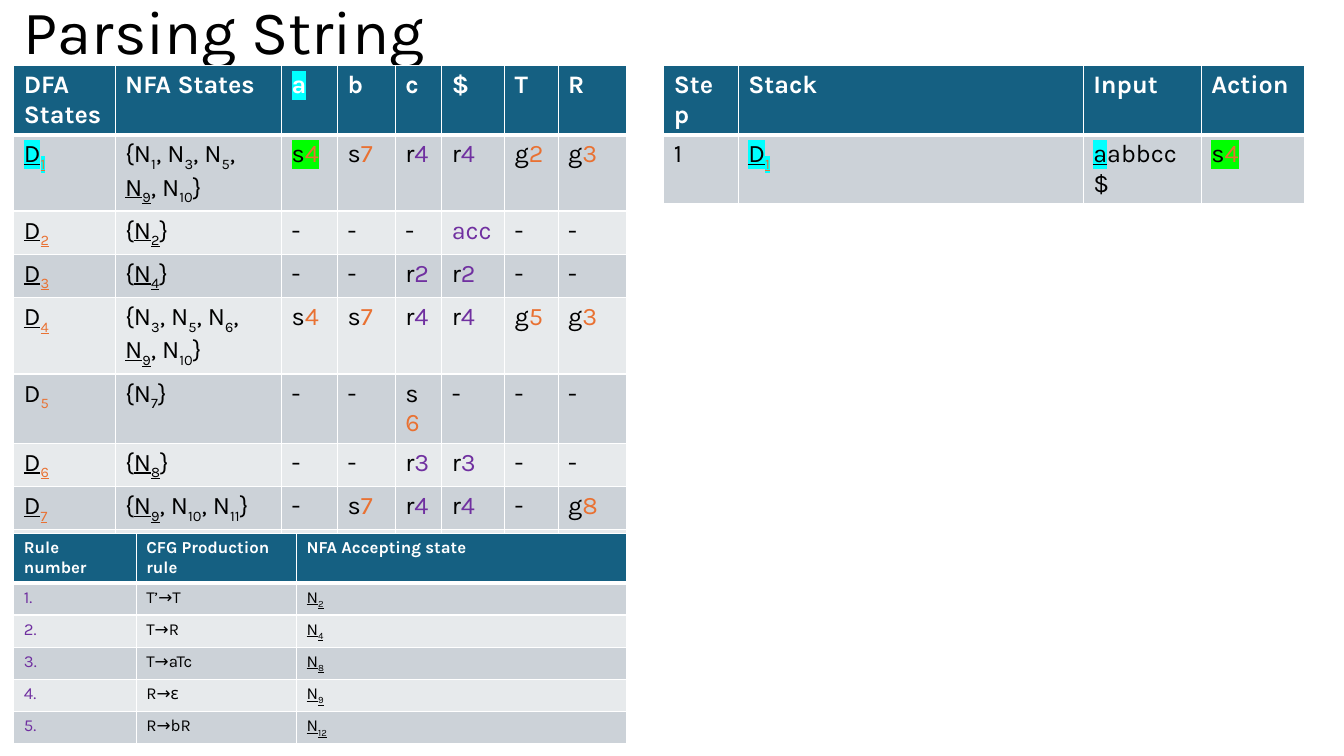
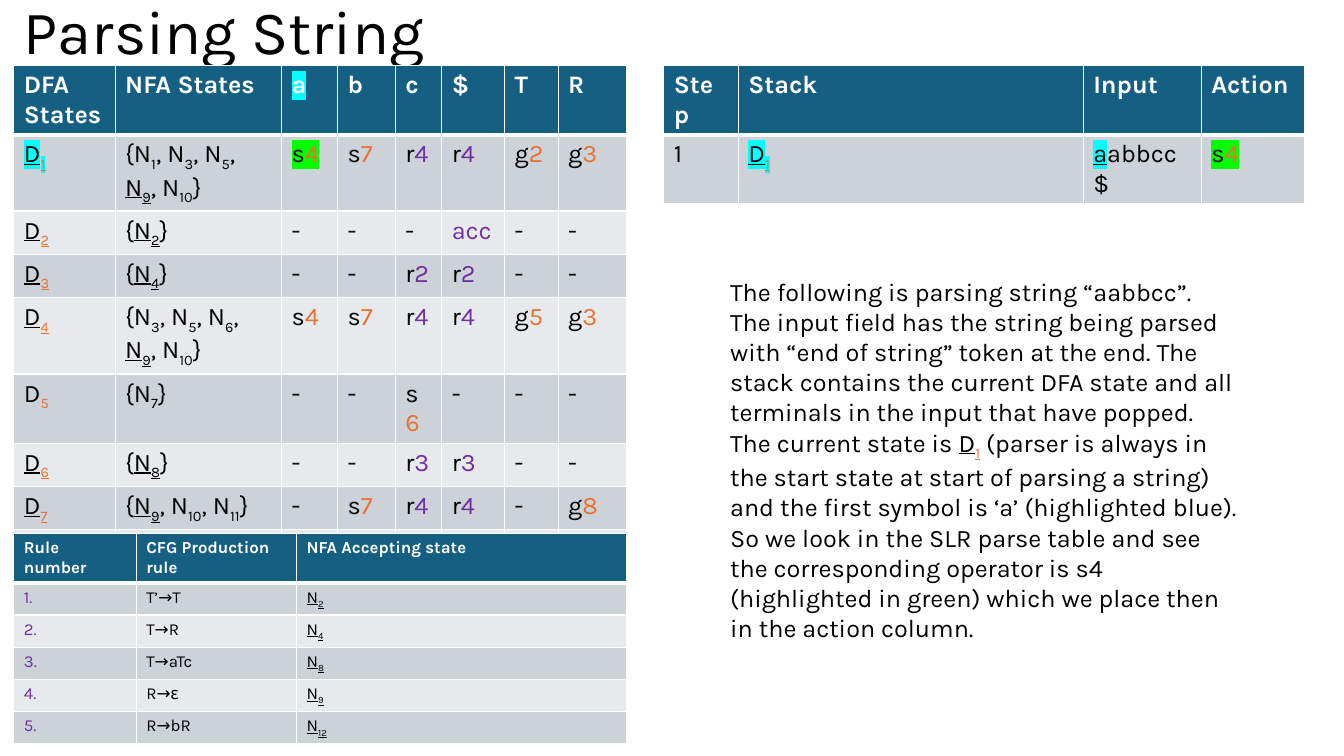
Before and after one commit to Danieldv-s/Research-Materials, a slide deck: slide 46 of Syntax-Analysis/Section2.13Expansion.pptx (slide 35 before the commit). Drawn at 1344x756 pixels with LibreOffice and Linux fonts; fonts in the diff are those of the drawing. Boxes give left, top, right and bottom in pixels: in the first picture for what was removed or moved away, otherwise in the second. Text is boxed around its words. In the diff, an @@ line names an element or a change of style, - is before the commit and + after.

Commit message:
Finished SLR parsing

```diff
--- a/Syntax-Analysis/Section2.13Expansion.pptx
+++ b/Syntax-Analysis/Section2.13Expansion.pptx
@@ text added at box(730, 283, 1237, 614), 18 pt, text #000000 @@
+The following is parsing string “aabbcc”. The input field has the string being parsed with “end of string” token at the end. The stack contains the current DFA state and all terminals in the input that have popped. The current state is D1 (parser is always in the start state at start of parsing a string) and the first symbol is ‘a’ (highlighted blue). So we look in the SLR parse table and see the corresponding operator is s4 (highlighted in green) which we place then in the action column.
```
Also in this commit, not shown: 33 other slides changed, 11 slides added.
